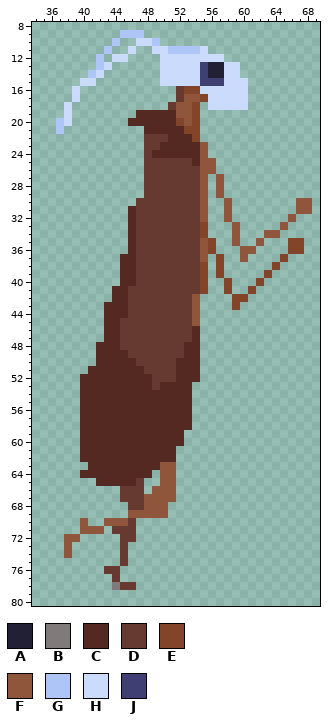
File history of a sprite sheet, Assets/Sprites/Cockroach/Player/Run/run_4.png. Above, as it was before the edit.
The file is 90x90 pixels. Shown: x 34..69, y 8..80.
Palette (. is transparent): A #222034  B #807b7a  C #542922  D #663931  E #824529  F #8f563b  G #adc5f7  H #cbdbfc  J #3f3f74
Pixels before (only the part around the change), first column x 34:
 8 ....................................
 9 ...........GGG......................
10 ..........G..HHG....................
11 .........G..H..HHGGGGH..............
12 ........G.HH....HHHHHHHH............
13 ........GH......HHHHHJAAHH..........
14 .......GH.......HHHHHJAAHH..........
15 ......HH........HHHHHJJJHHH.........
16 .....H............DEEHHHHHH.........
17 .....H............DFFEHHHHH.........
18 ....H............DFFE.HHHHH.........
19 ....H........CCCCCFFE...............
20 ...GH.......CCCCCCEFE...............
21 ...G..........CCCCCEE...............
22 ..............DDDCCCE...............
23 ..............DDCCCCCF..............
24 ..............DCCCCCCF..............
25 ..............DDDDDDCFF.............
26 ..............DDDDDDDFF.............
27 ..............DDDDDDDF.F............
28 ..............DDDDDDDF.F............
29 ..............DDDDDDDF.F............
30 .............DDDDDDDDF..F........FF.
31 ............CDDDDDDDDF..F........FF.
32 ............CDDDDDDDDF..F.......F...
33 ............CDDDDDDDDE...F.....F....
34 ............CDDDDDDDDE...F...FF.....
35 ............CDDDDDDDDFE..F..F...EE..
36 ............CDDDDDDDDFE...FF....EE..
37 ...........CCDDDDDDDDF.E..F....E....
38 ...........CCDDDDDDDDE.E......E.....
39 ...........CCDDDDDDDDE.E.....E......
40 ...........CCDDDDDDDDE..E...E.......
41 ..........CCDDDDDDDDDE..E..E........
42 ..........CCDDDDDDDDF....EE.........
43 .........CCCDDDDDDDDF....E..........
44 .........CCCDDDDDDDDF...............
45 .........CCDDDDDDDDDF...............
46 .........CCDDDDDDDDDC...............
47 .........CCDDDDDDDDDC...............
48 ........CCCDDDDDDDDCC...............
49 ........CCCCDDDDDDDCC...............
50 ........CCCCCDDDDDCCC...............
51 .......CCCCCCCDDDDCCC...............
52 ......CCCCCCCCCDDDCCC...............
53 ......CCCCCCCCCDCCCC................
54 ......CCCCCCCCCCCCCC................
55 ......CCCCCCCCCCCCCC................
56 ......CCCCCCCCCCCCCC................
57 ......CCCCCCCCCCCCCC................
58 ......CCCCCCCCCCCCCC................
59 ......CCCCCCCCCCCCC.................
60 ......CCCCCCCCCCCCC.................
61 ......CCCCCCCCCCCC..................
62 ......CCCCCCCCCCCC..................
63 .......CCCCCCCCCFF..................
64 ......CCCCCCCCC.FF..................
65 ........CCCCCD..FF..................
66 ...........DDD.FFF..................
67 ...........DDDFFFF..................
68 ............DDFFF...................
69 ............FFFFF...................
70 ......F..FFFD.......................
71 ......FFF.DDD.......................
72 ....FF.....DD.......................
73 ....F......D........................
74 ....F......D........................
75 ...........D........................
76 .........DD.........................
77 ..........D.........................
78 ..........BDD.......................
79 ....................................
80 ....................................
After:
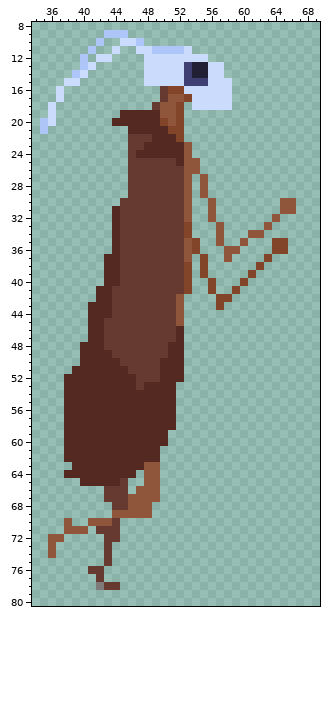
Changes in this commit:
y 9: x 43..44 .. -> GG; x 46..47 GG -> ..
y 10: x 42 . -> G; x 44..49 G..HHG -> .HHG..
y 11: x 41 . -> G; x 43..44 G. -> .H; x 46..50 H..HH -> .HHGG; x 53..55 GGH -> H..
y 12: x 40 . -> G; x 42..45 G.HH -> HH..; x 48..49 .. -> HH; x 56..57 HH -> ..
y 13: x 40..43 ..GH -> GH..; x 48..49 .. -> HH; x 53..59 HHJAAHH -> JAAHH..
y 14: x 39..42 ..GH -> GH..; x 48..49 .. -> HH; x 53..59 HHJAAHH -> JAAHH..
y 15: x 38..41 ..HH -> HH..; x 48..49 .. -> HH; x 53..54 HH -> JJ; x 56..57 JJ -> HH; x 59..60 HH -> ..
y 16: x 37 . -> H; x 39 H -> .; x 50..54 ..DEE -> DEEHH; x 59..60 HH -> ..
y 17: x 37 . -> H; x 39 H -> .; x 50..55 ..DFFE -> DFFEHH; x 59..60 HH -> ..
y 18: x 36 . -> H; x 38 H -> .; x 49..55 ..DFFE. -> DFFE.HH; x 59..60 HH -> ..
y 19: x 36 . -> H; x 38 H -> .; x 45..46 .. -> CC; x 50..54 CCFFE -> FFE..
y 20: x 35..38 ..GH -> GH..; x 44..45 .. -> CC; x 50..51 CC -> EF; x 53..54 FE -> ..
y 21: x 35 . -> G; x 37 G -> .; x 46..47 .. -> CC; x 51..54 CCEE -> EE..
y 22: x 46..47 .. -> DD; x 49..50 DD -> CC; x 52..54 CCE -> E..
y 23: x 46..49 ..DD -> DDCC; x 53..55 CCF -> F..
y 24: x 46..48 ..D -> DCC; x 53..55 CCF -> F..
y 25: x 46..47 .. -> DD; x 52..56 DDCFF -> CFF..
y 26: x 46..47 .. -> DD; x 53..56 DDFF -> FF..
y 27..29: x 46..47 .. -> DD; x 53..54 DD -> F.; x 57 F -> .
y 30: x 45..46 .. -> DD; x 53..56 DDF. -> F..F; x 58 F -> .; x 65..68 ..FF -> FF..
y 31: x 44..46 ..C -> CDD; x 53..56 DDF. -> F..F; x 58 F -> .; x 65..68 ..FF -> FF..
y 32: x 44..46 ..C -> CDD; x 53..56 DDF. -> F..F; x 58 F -> .; x 64 . -> F; x 66 F -> .
y 33: x 44..46 ..C -> CDD; x 53..55 DDE -> E..; x 57 . -> F; x 59 F -> .; x 63 . -> F; x 65 F -> .
y 34: x 44..46 ..C -> CDD; x 53..55 DDE -> E..; x 57 . -> F; x 59 F -> .; x 61..64 ..FF -> FF..
y 35: x 44..46 ..C -> CDD; x 53..57 DDFE. -> FE..F; x 59..60 F. -> .F; x 62 F -> .; x 64..67 ..EE -> EE..
y 36: x 44..46 ..C -> CDD; x 53..56 DDFE -> FE..; x 58..61 ..FF -> FF..; x 64..67 ..EE -> EE..
y 37: x 43..46 ..CC -> CCDD; x 53..55 DDF -> F.E; x 57..58 E. -> .F; x 60 F -> .; x 63 . -> E; x 65 E -> .
y 38: x 43..46 ..CC -> CCDD; x 53..54 DD -> E.; x 57 E -> .; x 62 . -> E; x 64 E -> .
y 39: x 43..46 ..CC -> CCDD; x 53..54 DD -> E.; x 57 E -> .; x 61 . -> E; x 63 E -> .
y 40: x 43..46 ..CC -> CCDD; x 53..56 DDE. -> E..E; x 58 E -> .; x 60 . -> E; x 62 E -> .
y 41: x 42..45 ..CC -> CCDD; x 53..56 DDE. -> E..E; x 58..59 E. -> .E; x 61 E -> .
y 42: x 42..45 ..CC -> CCDD; x 52..54 DDF -> F..; x 57..60 ..EE -> EE..
y 43: x 41..42 .. -> CC; x 44..45 CC -> DD; x 52..54 DDF -> F..; x 57 . -> E; x 59 E -> .
y 44: x 41..42 .. -> CC; x 44..45 CC -> DD; x 52..54 DDF -> F..
y 45: x 41..44 ..CC -> CCDD; x 52..54 DDF -> F..
y 46..47: x 41..44 ..CC -> CCDD; x 52..54 DDC -> C..
y 48: x 40..41 .. -> CC; x 43..44 CC -> DD; x 51..54 DDCC -> CC..
y 49: x 40..41 .. -> CC; x 44..45 CC -> DD; x 51..54 DDCC -> CC..
y 50: x 40..41 .. -> CC; x 45..46 CC -> DD; x 50..51 DD -> CC; x 53..54 CC -> ..
y 51: x 39..40 .. -> CC; x 46..47 CC -> DD; x 50..51 DD -> CC; x 53..54 CC -> ..
y 52: x 38..39 .. -> CC; x 47..48 CC -> DD; x 50..51 DD -> CC; x 53..54 CC -> ..
y 53: x 38..39 .. -> CC; x 47 C -> D; x 49 D -> C; x 52..53 CC -> ..
y 54..58: x 38..39 .. -> CC; x 52..53 CC -> ..
y 59..60: x 38..39 .. -> CC; x 51..52 CC -> ..
y 61..62: x 38..39 .. -> CC; x 50..51 CC -> ..
y 63: x 39..40 .. -> CC; x 48..51 CCFF -> FF..
y 64: x 38..39 .. -> CC; x 47..51 CC.FF -> .FF..
y 65: x 40..41 .. -> CC; x 45..51 CCD..FF -> D..FF..
y 66: x 43..44 .. -> DD; x 46..48 DD. -> .FF; x 50..51 FF -> ..
y 67: x 43..44 .. -> DD; x 46..47 DD -> FF; x 50..51 FF -> ..
y 68: x 44..47 ..DD -> DDFF; x 49..50 FF -> ..
y 69: x 44..45 .. -> FF; x 49..50 FF -> ..
y 70: x 38 . -> F; x 40..42 F.. -> .FF; x 44..46 FFD -> D..
y 71: x 38..39 .. -> FF; x 41..43 FF. -> .DD; x 45..46 DD -> ..
y 72: x 36..39 ..FF -> FF..; x 43..46 ..DD -> DD..
y 73..74: x 36 . -> F; x 38 F -> .; x 43 . -> D; x 45 D -> .
y 75: x 43 . -> D; x 45 D -> .
y 76: x 41..44 ..DD -> DD..
y 77: x 42 . -> D; x 44 D -> .
y 78: x 42..46 ..BDD -> BDD..
Changed places in both pictures, as pixel boxes (x1, y1, x2, y2):
changed: (40, 30, 312, 590)
